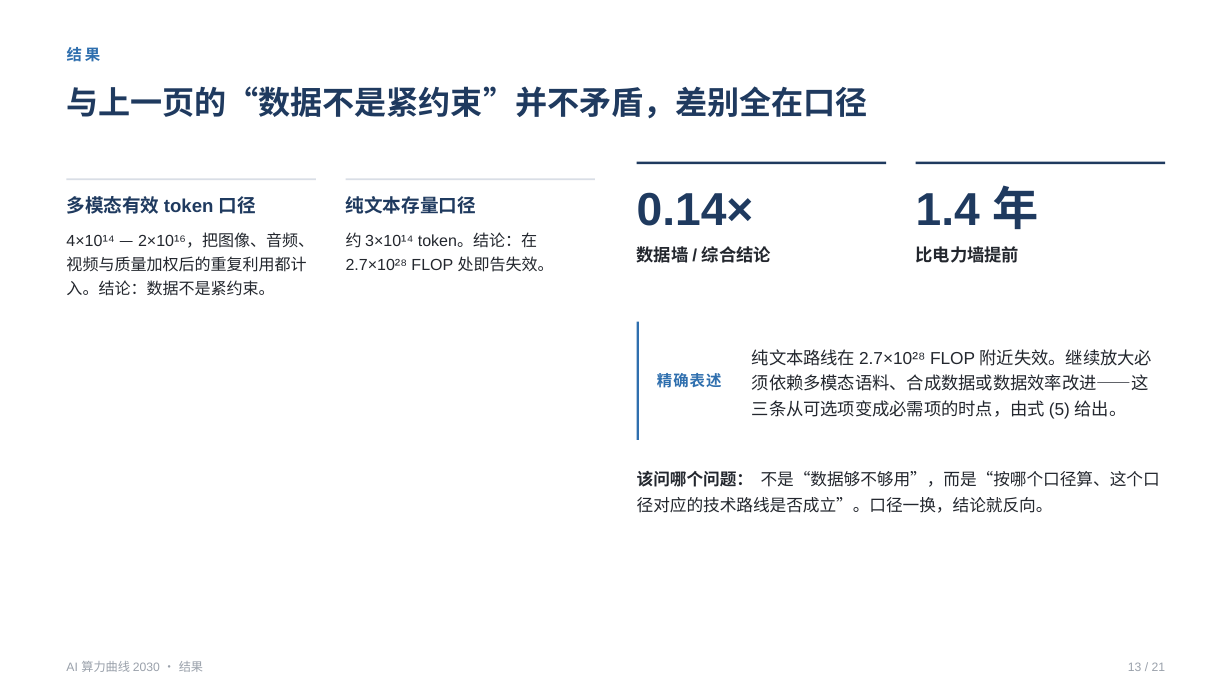
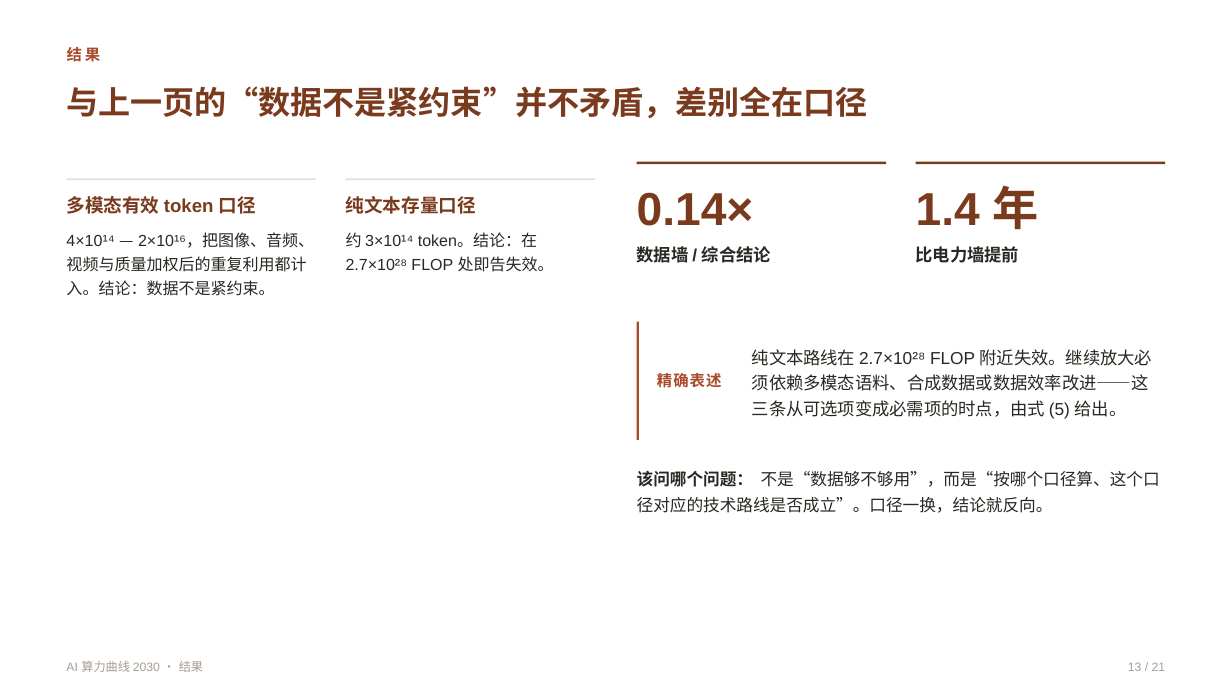
Before and after one commit to qingguang0309/academic-skills, a slide deck: slide 13 of examples/ai-2030-slides/ai2030_talk.pptx. Drawn at 1232x693 pixels with LibreOffice and Linux fonts; fonts in the diff are those of the drawing. Boxes give left, top, right and bottom in pixels: in the first picture for what was removed or moved away, otherwise in the second. Text is boxed around its words. In the diff, an @@ line names an element or a change of style, - is before the commit and + after.

```diff
--- a/examples/ai-2030-slides/ai2030_talk.pptx
+++ b/examples/ai-2030-slides/ai2030_talk.pptx
@@ text "结果" at (x1=67, y1=47, x2=101, y2=62): text colour #2F6FAE to #A8492A @@
@@ rectangle at (x1=67, y1=178, x2=316, y2=180): fill #D9DEE6 to #E4E0D3 @@
@@ rectangle at (x1=346, y1=178, x2=595, y2=180): fill #D9DEE6 to #E4E0D3 @@
@@ rectangle at (x1=637, y1=162, x2=886, y2=165): fill #1F3A5F to #7A3A1D @@
@@ text colour #1F3A5F to #7A3A1D in 5 elements at (x1=67, y1=86, x2=868, y2=119), (x1=66, y1=196, x2=256, y2=214), (x1=346, y1=196, x2=476, y2=214), (x1=637, y1=192, x2=754, y2=226), (x1=916, y1=185, x2=1039, y2=229) @@
@@ rectangle at (x1=916, y1=162, x2=1165, y2=165): fill #1F3A5F to #7A3A1D @@
@@ rectangle at (x1=637, y1=322, x2=640, y2=440): fill #2F6FAE to #A8492A @@
@@ text "精确表述" at (x1=657, y1=373, x2=722, y2=388): text colour #2F6FAE to #A8492A @@
@@ text "AI 算力曲线 2030 · 结果" at (x1=66, y1=661, x2=203, y2=672): text colour #9AA1AB to #A79E93 @@
@@ text "13 / 21" at (x1=1128, y1=662, x2=1166, y2=671): text colour #9AA1AB to #A79E93 @@
```
Also in this commit, not shown: 20 other slides changed, 18 other files.
